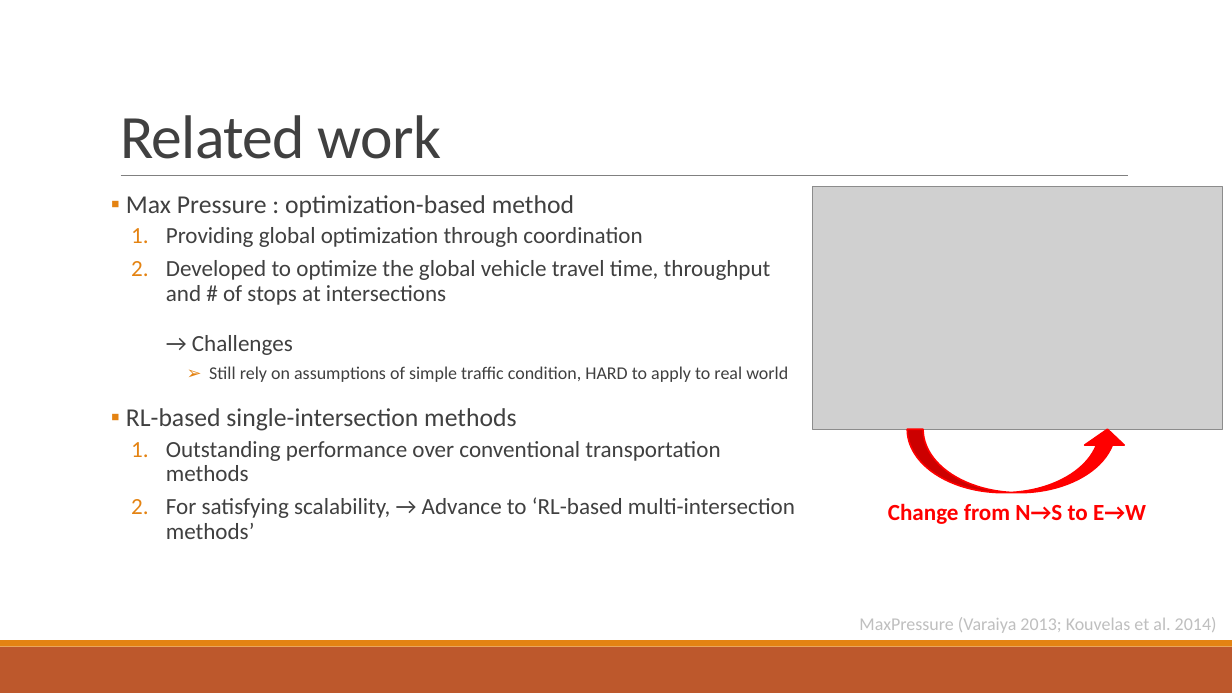
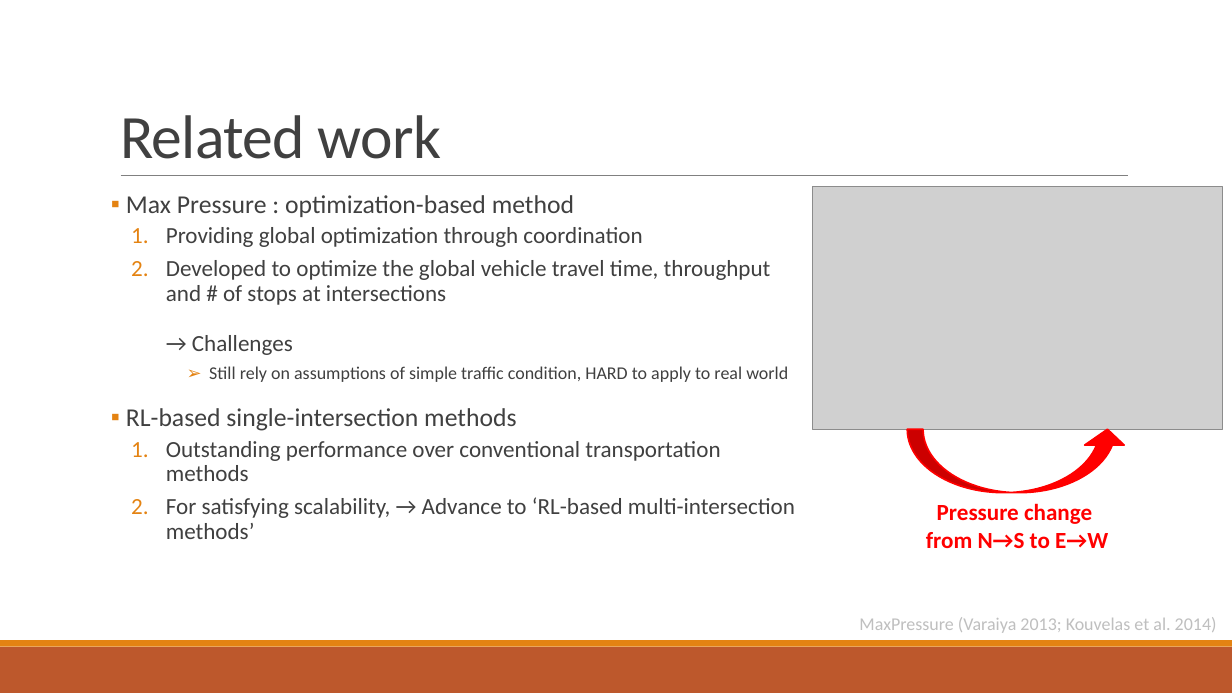
Before and after one commit to 3neutronstar/traffic-optimization_RL, a slide deck: slide 17 of 1st_Seminar(강민수).pptx. Drawn at 1232x693 pixels with LibreOffice and Linux fonts; fonts in the diff are those of the drawing; grey boxes stand for pictures. Boxes give left, top, right and bottom in pixels: in the first picture for what was removed or moved away, otherwise in the second. Text is boxed around its words. In the diff, an @@ line names an element or a change of style, - is before the commit and + after.

```diff
--- a/1st_Seminar(강민수).pptx
+++ b/1st_Seminar(강민수).pptx
@@ text at (926,503,1108,548): text changed @@
-Change from N→S to E→W
+Pressure change
+from N→S to E→W
```
Also in this commit, not shown: 8 other slides changed, 3 slides added, 2 slides removed, 1 other file.
